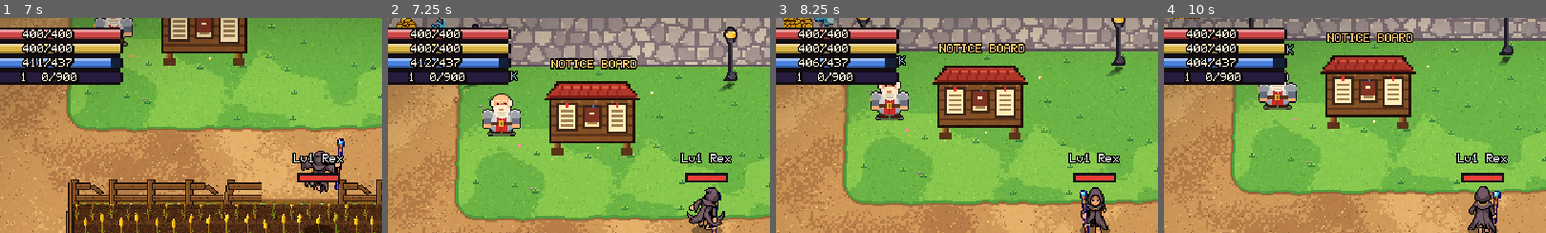
Above: before the commit, frames 1-4 (left to right).
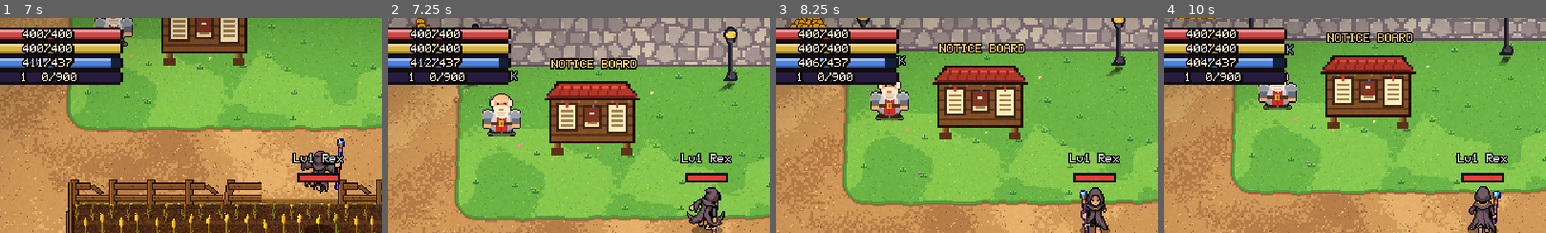
Above: after the commit, the same moments.

Repository: ivymiketwo/Dorkfall
Game: Godot game, scene res://scenes/main.tscn
Same seed, same stepped clock (60 frames per second), same inputs: the game is played once before the commit and once after it.
Inputs (mouse positions are % of the whole screen's width and height, from its top left):
- Up to frame 1 (7 s): tap Enter at 0.5 s; drag from (89, 94) to (60, 28) at 0.52 s; drag from (92, 65) to (45, 70) at 1.27 s; move the mouse to (97, 45) at 2.02 s; hold D (move_right) 2.03-2.75 s; hold F (interact) 2.03-2.75 s; click (97, 45) at 2.17 s; drag from (45, 70) to (20, 35) at 2.77 s; move the mouse to (80, 65) at 3.52 s; hold A (move_left) 3.53-4.25 s; hold K (spellbook) 3.53-4.25 s; tap Space (jump) at 3.77, 4.07, 6.77 s; drag from (20, 35) to (35, 25) at 4.27 s; move the mouse to (55, 50) at 5.02 s; hold S (move_down) 5.03-5.75 s; hold C (stats) 5.03-5.75 s; click (55, 50) at 5.17 s; drag from (35, 25) to (30, 55) at 5.77 s; move the mouse to (72, 45) at 6.52 s; hold W (move_up) from 6.53 s (still down); tap Keypad Enter at 6.6 s
- Up to frame 2 (7.25 s): keep holding W (move_up); tap Space (jump) at 7.07 s
- Up to frame 3 (8.25 s): release W (move_up) at 7.25 s; drag from (30, 55) to (12, 6) at 7.27 s; move the mouse to (60, 28) at 8.02 s; hold S (move_down) from 8.03 s (still down); tap X at 8.1 s
- Up to frame 4 (10 s): release S (move_down) at 8.75 s; drag from (45, 70) to (20, 35) at 8.77 s; move the mouse to (80, 65) at 9.52 s; hold W (move_up) from 9.53 s (still down); tap T at 9.6 s; click (80, 65) at 9.67 s; tap Space (jump) at 9.77 s
The pictures show only the part of the screen within x 8-58%, y 0-50%; the shares and areas given below are measured in that part.

Frame 1 is identical in both runs. In frame 2, 0.4% of the frame differs, in the area x 2-15%, y 0-5%; in frame 3, 0.4%; in frame 4, less than 0.1%.

Commit message:
Fix ground item misalignment: pickup sprite matches the icon sheet width
Co-Authored-By: Claude Sonnet 5.5 <noreply@anthropic.com>
Claude-Session: https://claude.ai/code/session_01UyEsHhhwY5pbE3D4yW6PxM

Diff:
--- a/scenes/pickup.tscn
+++ b/scenes/pickup.tscn
@@ -15,7 +15,7 @@
 texture = ExtResource("2_tex")
 offset = Vector2(0, -16)
 scale = Vector2(0.5, 0.5)
-hframes = 22
+hframes = 29
 
 [node name="CollisionShape2D" type="CollisionShape2D" parent="."]
 position = Vector2(0, -3)
--- a/scripts/pickup.gd
+++ b/scripts/pickup.gd
@@ -13,6 +13,9 @@
 
 func _ready() -> void:
 	add_to_group("pickups")
+	# always match the icon sheet (32px frames), so adding icons can't misalign ground items again
+	var sheet: Sprite2D = $Sprite2D
+	sheet.hframes = maxi(sheet.texture.get_width() / 32, 1)
 	_refresh()
 	# little hop when it appears
 	var sprite: Sprite2D = $Sprite2D
